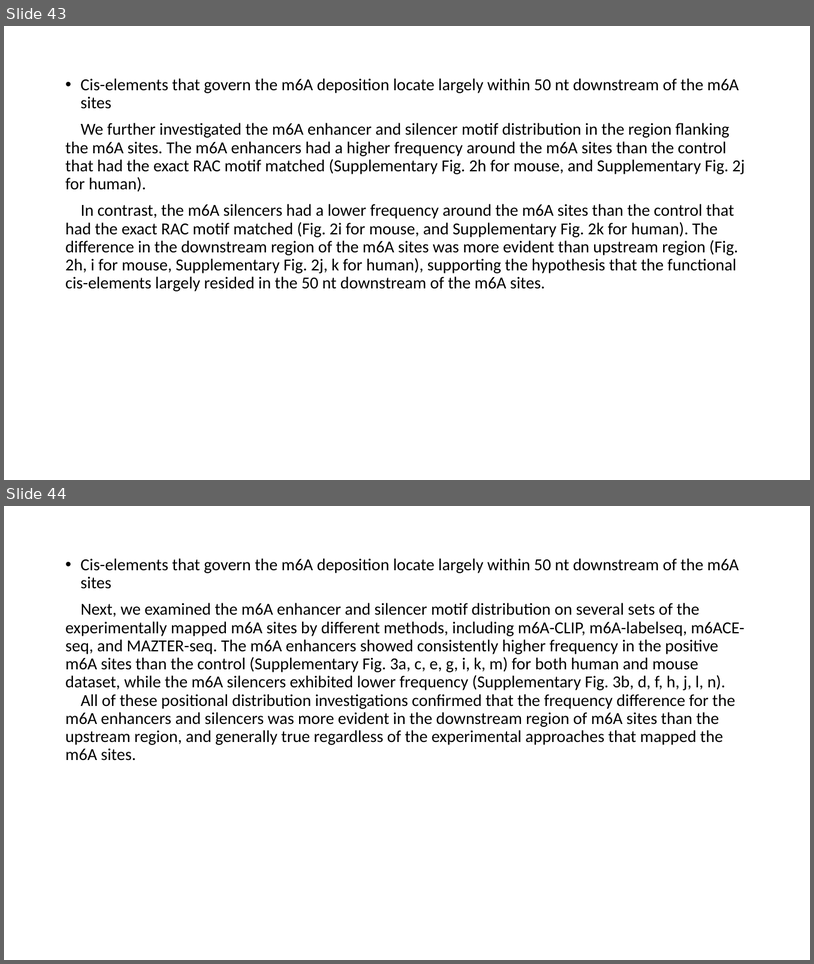
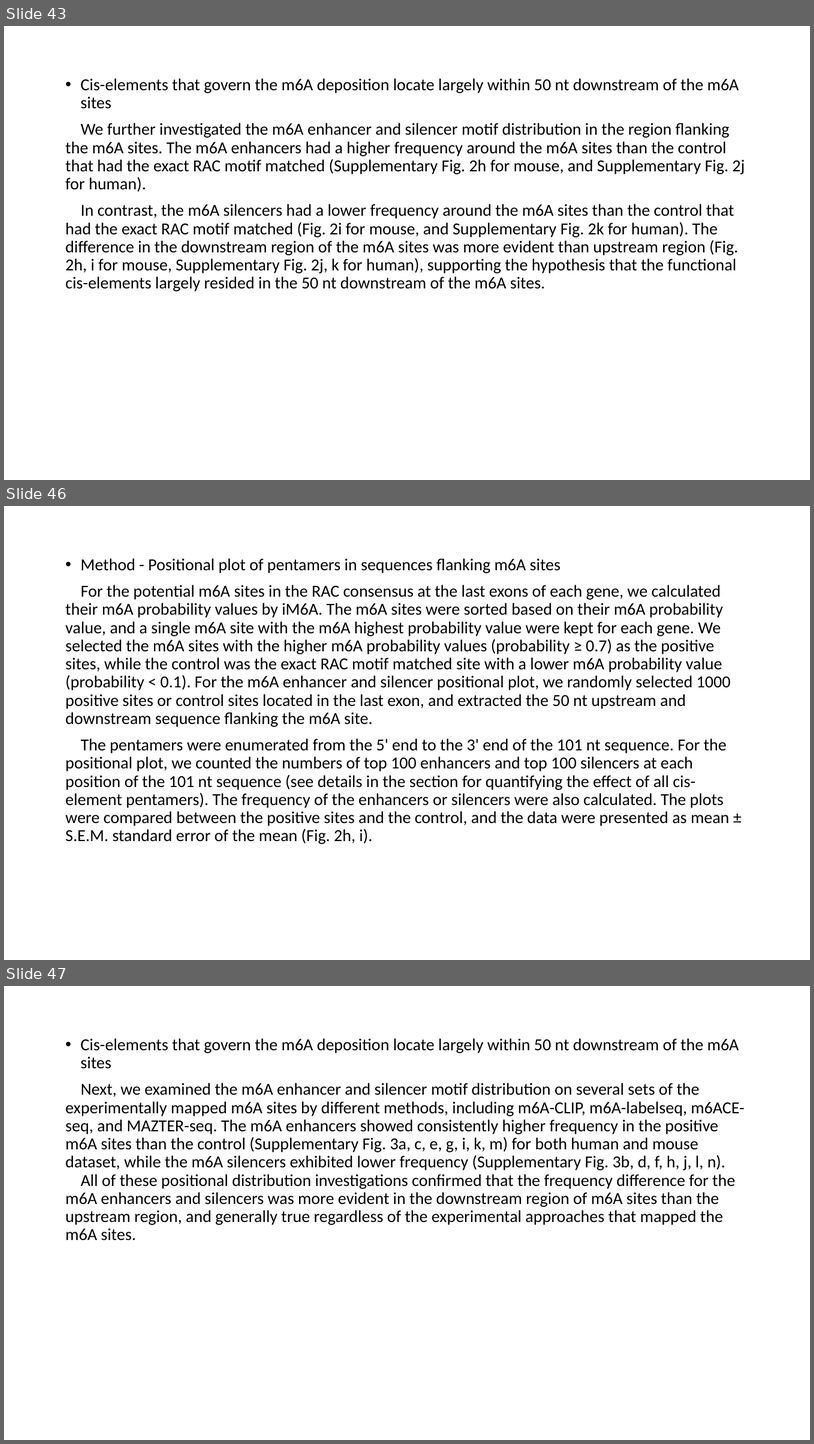
Before and after one commit to YanChengHuang/paper_implement, a slide deck: iM6A/presentation/iM6A.pptx. Shown one above the other, each under a label of ours: slides 43 and 44 before the commit, slides 43, 46 and 47 after it; the slides between them are not shown. The pictures are 814x964 and 814x1444 pixels, drawn with LibreOffice and Linux fonts; fonts in the diff are those of the drawing. Boxes give left, top, right and bottom in pixels: in the first picture for what was removed or moved away, otherwise in the second. Text is boxed around its words. In the diff, an @@ line names an element or a change of style, - is before the commit and + after.

Commit message:
revise ppt

```diff
--- a/iM6A/presentation/iM6A.pptx
+++ b/iM6A/presentation/iM6A.pptx
@@ slide 46 added at box(4, 506, 810, 960), background #FFFFFF @@
@@ text added at box(65, 558, 731, 844), 20 pt, text #000000 @@
+• Method - Positional plot of pentamers in sequences flanking m6A sites
+For the potential m6A sites in the RAC consensus at the last exons of each gene, we calculated their m6A probability values by iM6A. The m6A sites were sorted based on their m6A probability value, and a single m6A site with the m6A highest probability value were kept for each gene. We selected the m6A sites with the higher m6A probability values (probability ≥ 0.7) as the positive sites, while the control was the exact RAC motif matched site with a lower m6A probability value (probability < 0.1). For the m6A enhancer and silencer positional plot, we randomly selected 1000 positive sites or control sites located in the last exon, and extracted the 50 nt upstream and downstream sequence flanking the m6A site.
+The pentamers were enumerated from the 5' end to the 3' end of the 101 nt sequence. For the positional plot, we counted the numbers of top 100 enhancers and top 100 silencers at each position of the 101 nt sequence (see details in the section for quantifying the effect of all cis-element pentamers). The frequency of the enhancers or silencers were also calculated. The plots were compared between the positive sites and the control, and the data were presented as mean ± S.E.M. standard error of the mean (Fig. 2h, i).
@@ what was slide 44 is now slide 47 @@
```
Also in this commit, not shown: 5 other slides added.
